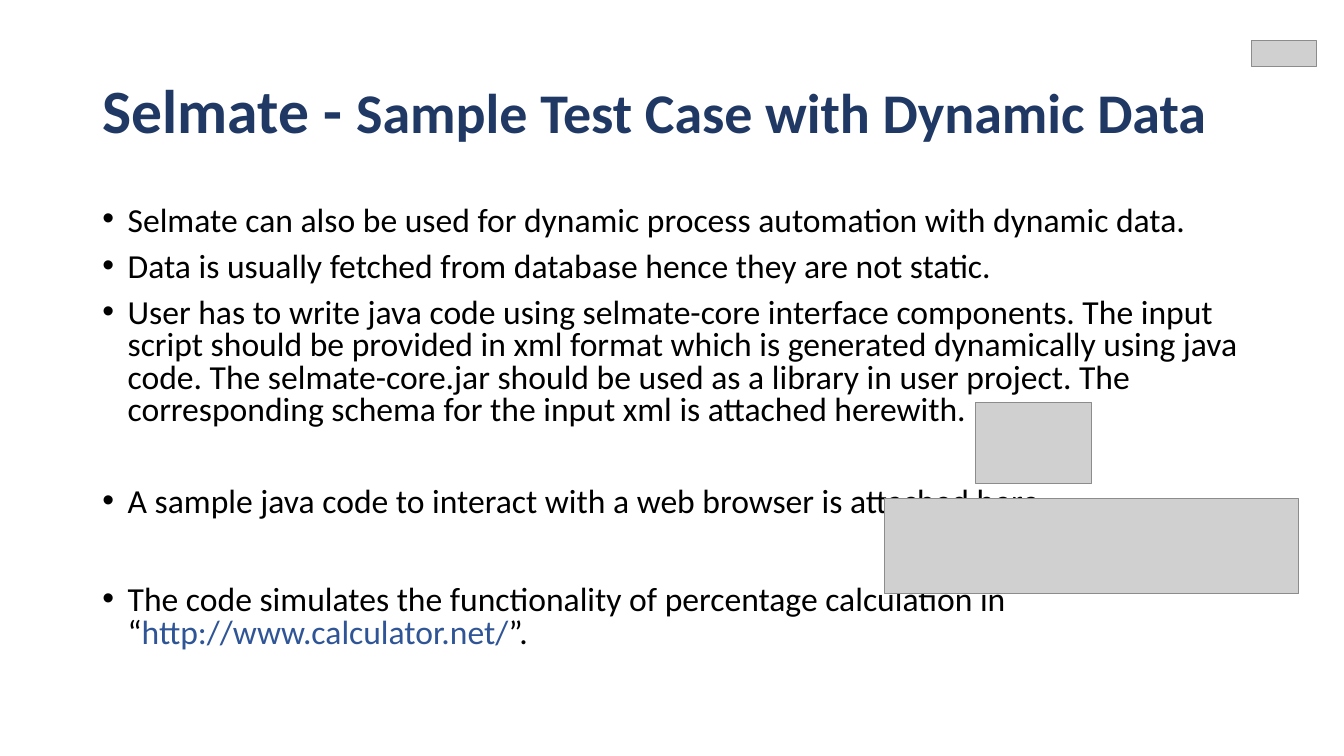
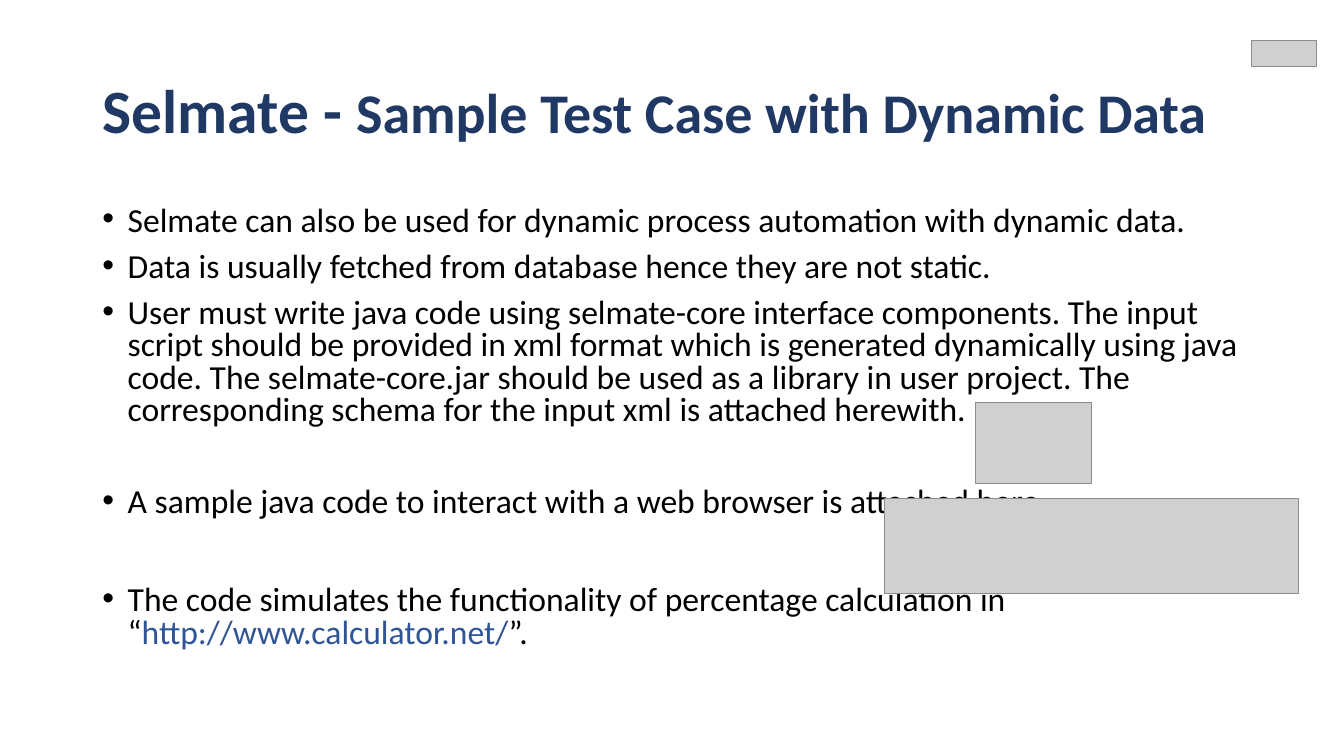
Before and after one commit to IBM/Selmate-a-customizable-test-automation-tool, a slide deck: slide 13 of TUTORIAL.pptx. Drawn at 1344x756 pixels with LibreOffice and Linux fonts; fonts in the diff are those of the drawing; grey boxes stand for pictures. Boxes give left, top, right and bottom in pixels: in the first picture for what was removed or moved away, otherwise in the second. Text is boxed around its words. In the diff, an @@ line names an element or a change of style, - is before the commit and + after.

```diff
--- a/TUTORIAL.pptx
+++ b/TUTORIAL.pptx
@@ text at bbox=[128, 300, 1237, 427]: text changed @@
-• User has to write java code using selmate-core interface components. The input script should be provided in xml format which is generated dynamically using java code. The selmate-core.jar should be used as a library in user project. The corresponding schema for the input xml is attached herewith.
+• User must write java code using selmate-core interface components. The input script should be provided in xml format which is generated dynamically using java code. The selmate-core.jar should be used as a library in user project. The corresponding schema for the input xml is attached herewith.
```
Also in this commit, not shown: 2 other slides changed, 1 slide removed, 6 other files.
